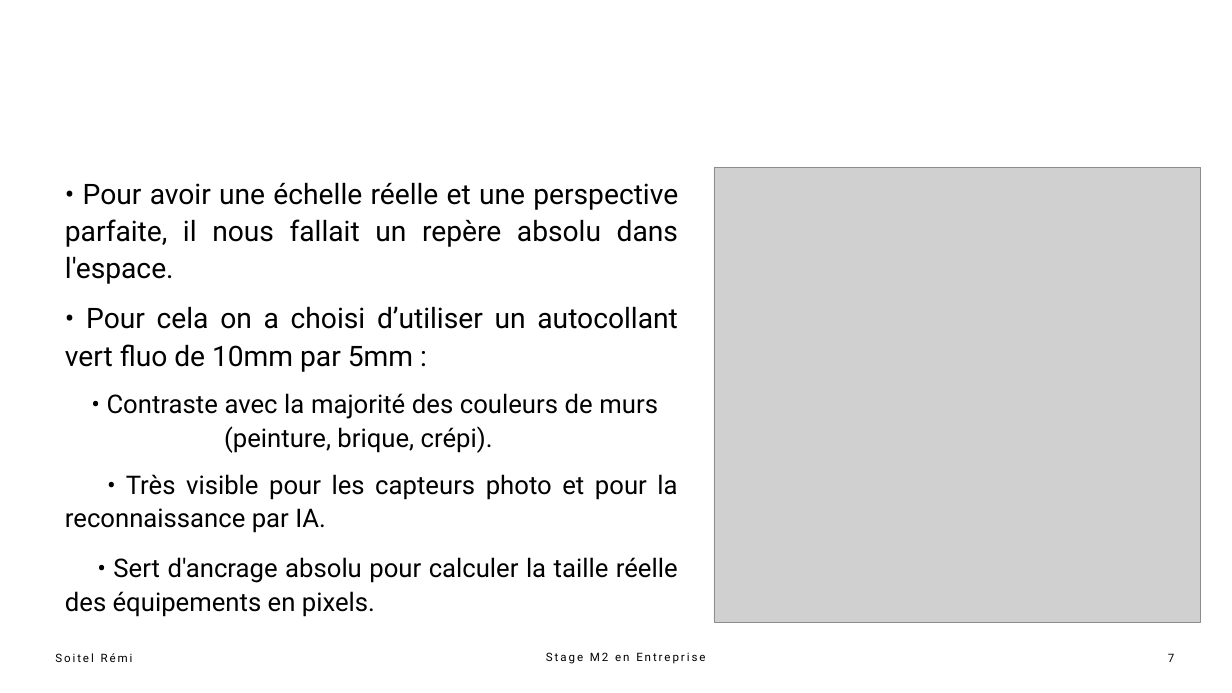
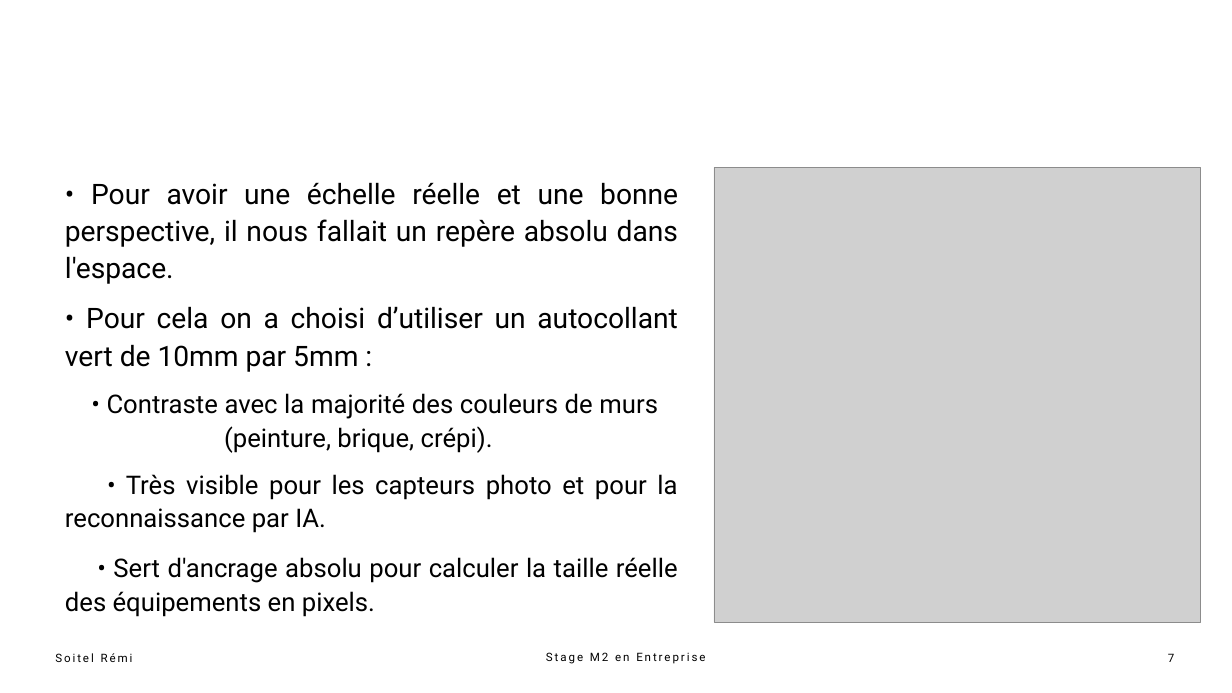
Before and after one commit to UnderBattle/projet_stage_m2, a slide deck: slide 7 of presentation_stage_m2_soitel_remi.pptx. Drawn at 1232x693 pixels with LibreOffice and Linux fonts; fonts in the diff are those of the drawing; grey boxes stand for pictures. Boxes give left, top, right and bottom in pixels: in the first picture for what was removed or moved away, otherwise in the second. Text is boxed around its words. In the diff, an @@ line names an element or a change of style, - is before the commit and + after.

```diff
--- a/presentation_stage_m2_soitel_remi.pptx
+++ b/presentation_stage_m2_soitel_remi.pptx
@@ text at (x1=65, y1=182, x2=678, y2=372): text changed @@
-• Pour avoir une échelle réelle et une perspective parfaite, il nous fallait un repère absolu dans l'espace.
-• Pour cela on a choisi d’utiliser un autocollant vert fluo de 10mm par 5mm :
+• Pour avoir une échelle réelle et une bonne perspective, il nous fallait un repère absolu dans l'espace.
+• Pour cela on a choisi d’utiliser un autocollant vert de 10mm par 5mm :
```
Also in this commit, not shown: 5 other slides changed, 4 other files.
